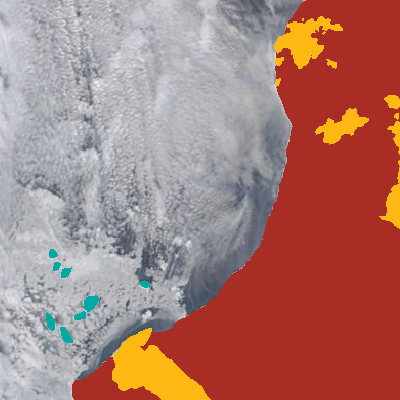
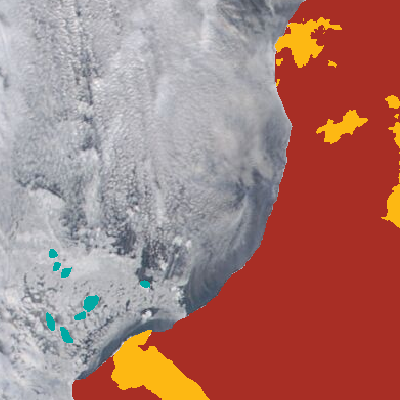
Before/after of a 400px x 400px layered artwork. What changed in the layer stack:
painted on "landmask" (2nd of 2) over [111, 16, 400, 400]
painted on "landfast ice" over [111, 16, 400, 400]
